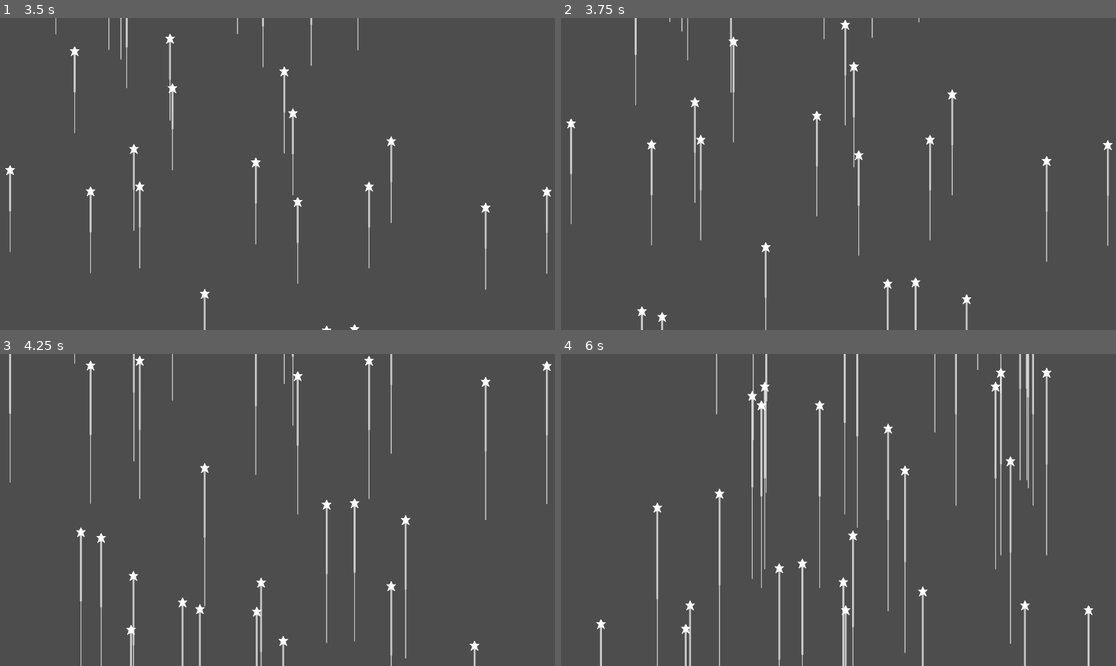
Above: before the commit, frames 1-4 (two rows, left to right).
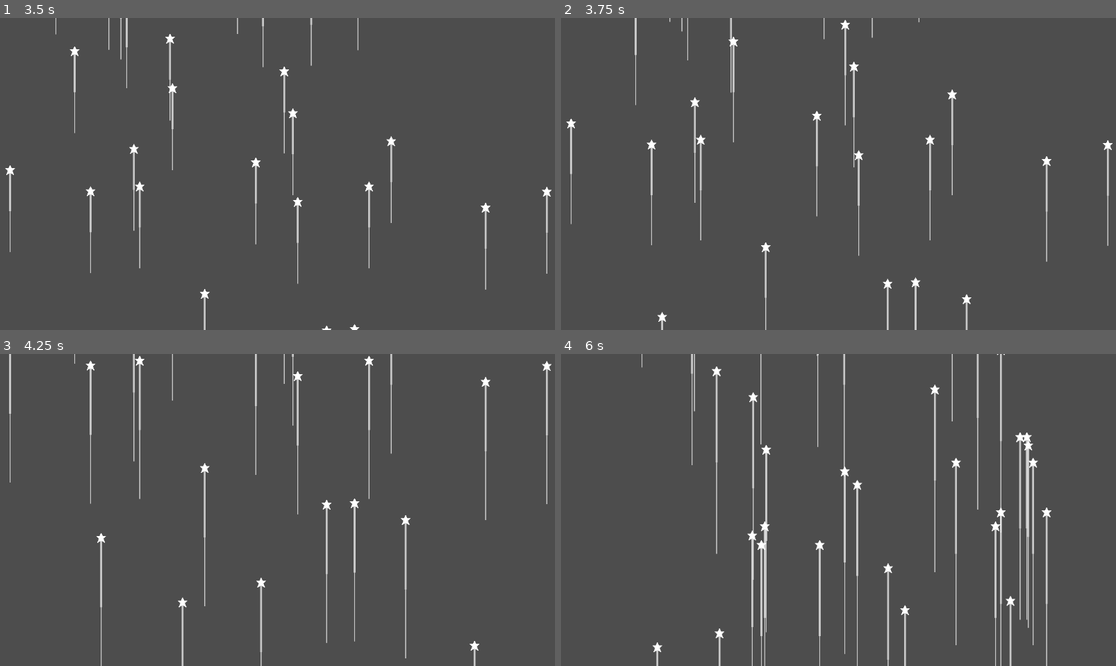
Above: after the commit, the same moments.

Repository: PuuKala/TrailTestGodot
Game: Godot game, scene res://MainScene.tscn
The game is run twice, just before and just after one commit, with the same random seed, the same clock (stepped at 60 frames per second) and the same inputs.
Inputs:
- Up to frame 1 (3.5 s): tap Enter at 0.5, 2 s; tap Space at 1.25 s
- Up to frame 2 (3.75 s): no input
- Up to frame 3 (4.25 s): no input
- Up to frame 4 (6 s): no input

Frame 1 is identical in both runs. In frame 2, less than 0.1% of the frame differs, in the area x 13-16%, y 92-100%; in frame 3, 0.7%; in frame 4, 7.8%, in the area x 6-96%, y 0-100%.

Commit message:
Small fixes to star zooming continuity

Diff:
--- a/ZoomingStar.gd
+++ b/ZoomingStar.gd
@@ -52,12 +52,12 @@
 	if direction > 0:
 		if position.y > get_viewport_rect().size.y + max_speed:
 			get_node("Trail").clear_points()
-			position.y = -max_speed / 2
+			position.y = -max_speed
 			position.x = randi_range(0, get_viewport_rect().size.x)
 	else:
 		if position.y < -max_speed:
 			get_node("Trail").clear_points()
-			position.y = get_viewport_rect().size.y + (max_speed / 2)
+			position.y = get_viewport_rect().size.y + max_speed
 			position.x = randi_range(0, get_viewport_rect().size.x)
 
 
